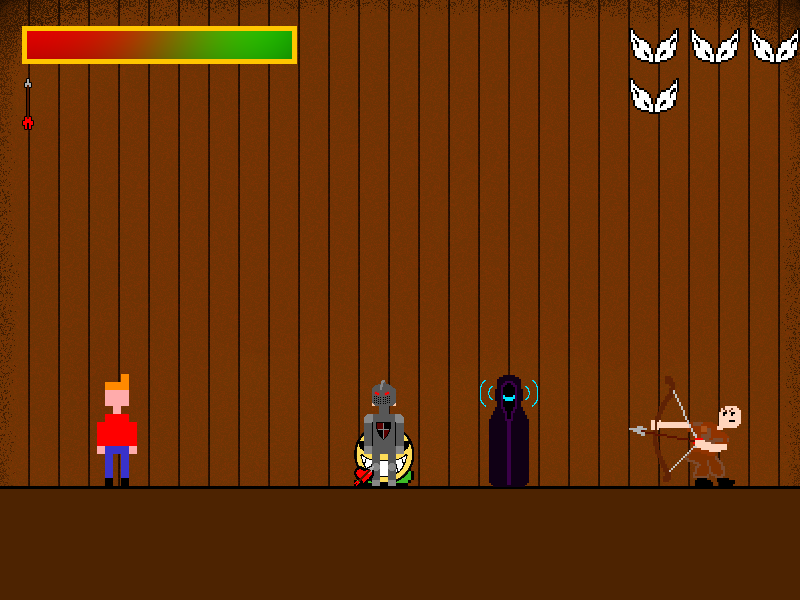
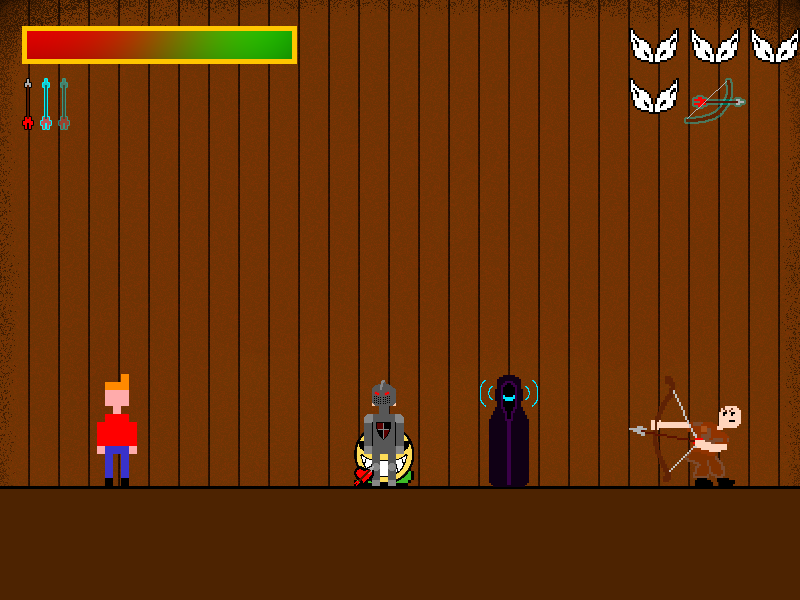
Layered file, before and after one edit (800×600). Changes by layer:
added layer "id1" in group "Enemy" over <box>684,78,746,124</box>
added layer "Слой 8 копия" (50%) in group "Enemy" over <box>58,78,70,130</box>
added layer "Слой 8" in group "Enemy" over <box>40,78,52,130</box>
